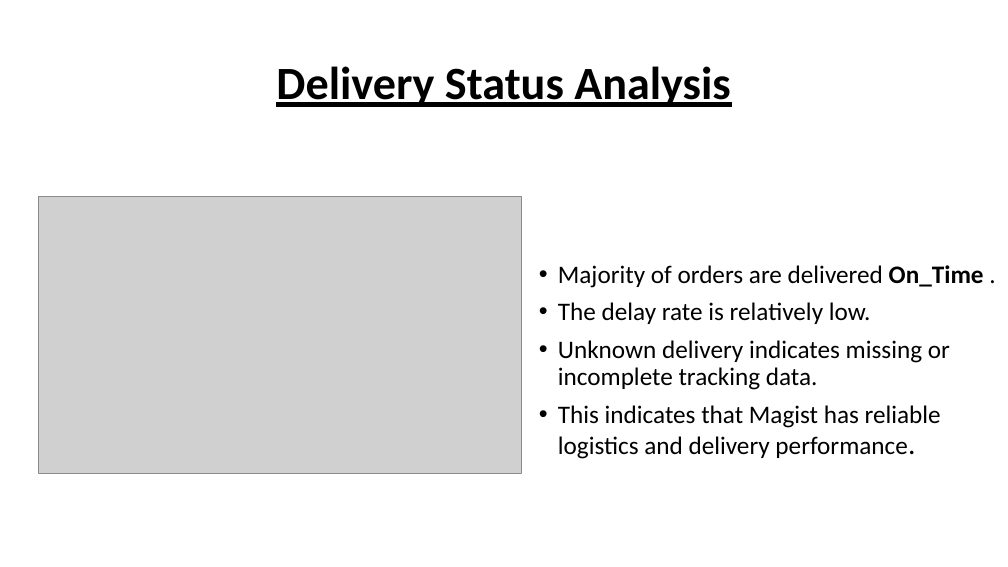
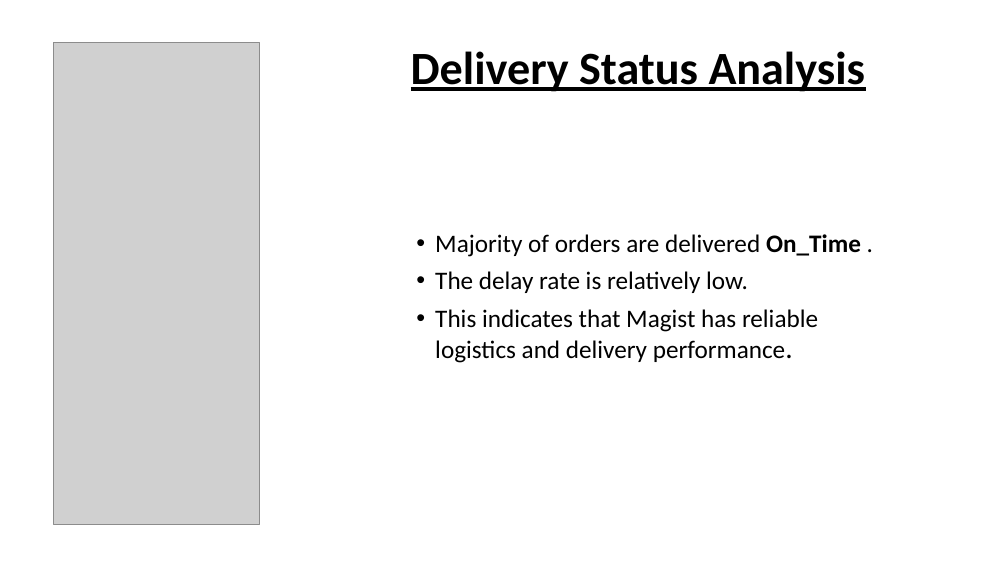
Before and after one commit to suthanthira89/Einac_Magist, a slide deck: slide 4 of Magist_Ppt.pptx. Drawn at 1008x567 pixels with LibreOffice and Linux fonts; fonts in the diff are those of the drawing; grey boxes stand for pictures. Boxes give left, top, right and bottom in pixels: in the first picture for what was removed or moved away, otherwise in the second. Text is boxed around its words. In the diff, an @@ line names an element or a change of style, - is before the commit and + after.

```diff
--- a/Magist_Ppt.pptx
+++ b/Magist_Ppt.pptx
@@ title "Delivery Status Analysis": place and size @@
-title "Delivery Status Analysis" at (276,66,731,107)
+title "Delivery Status Analysis" at (411,51,866,92)
@@ picture added at (54,42,259,525) @@
@@ text "Majority of orders are delivered ...": place and size @@
-text "Majority of orders are delivered ..." at (558,265,984,459)
+text "Majority of orders are delivered ..." at (435,234,861,363)
@@ picture removed at (39,197,522,474) @@
@@ text at (558,340,950,390): paragraph removed @@
-• Unknown delivery indicates missing or incomplete tracking data.
```
Also in this commit, not shown: 1 other slide changed.
